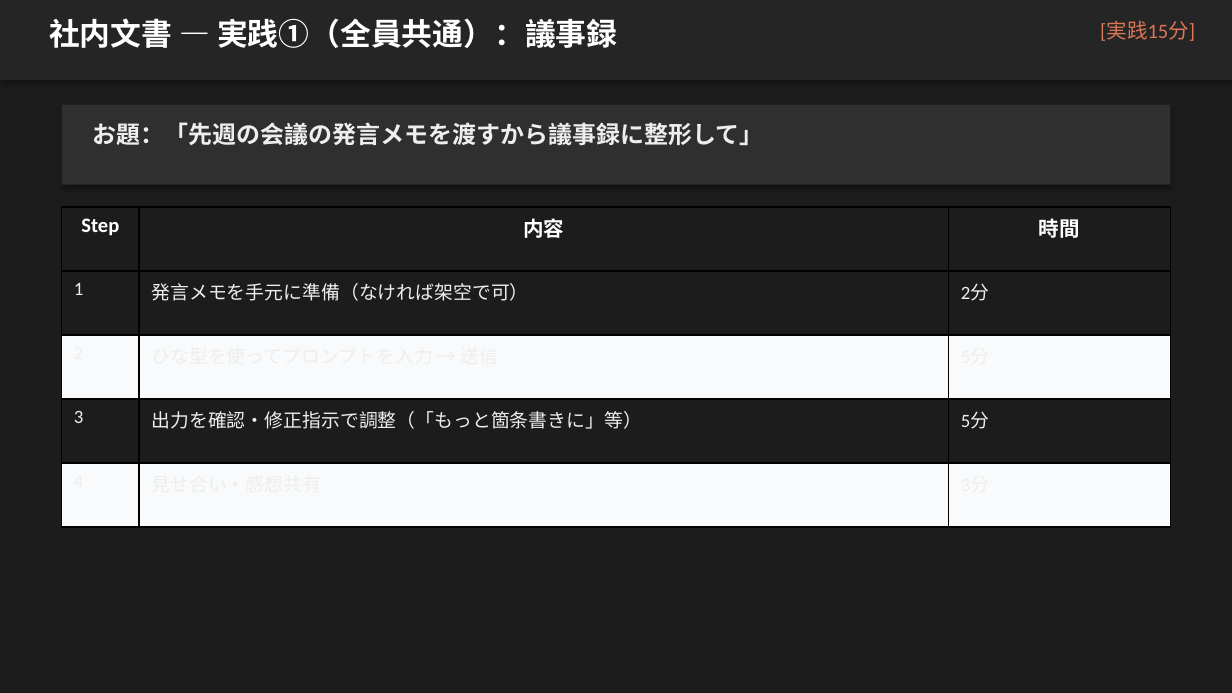
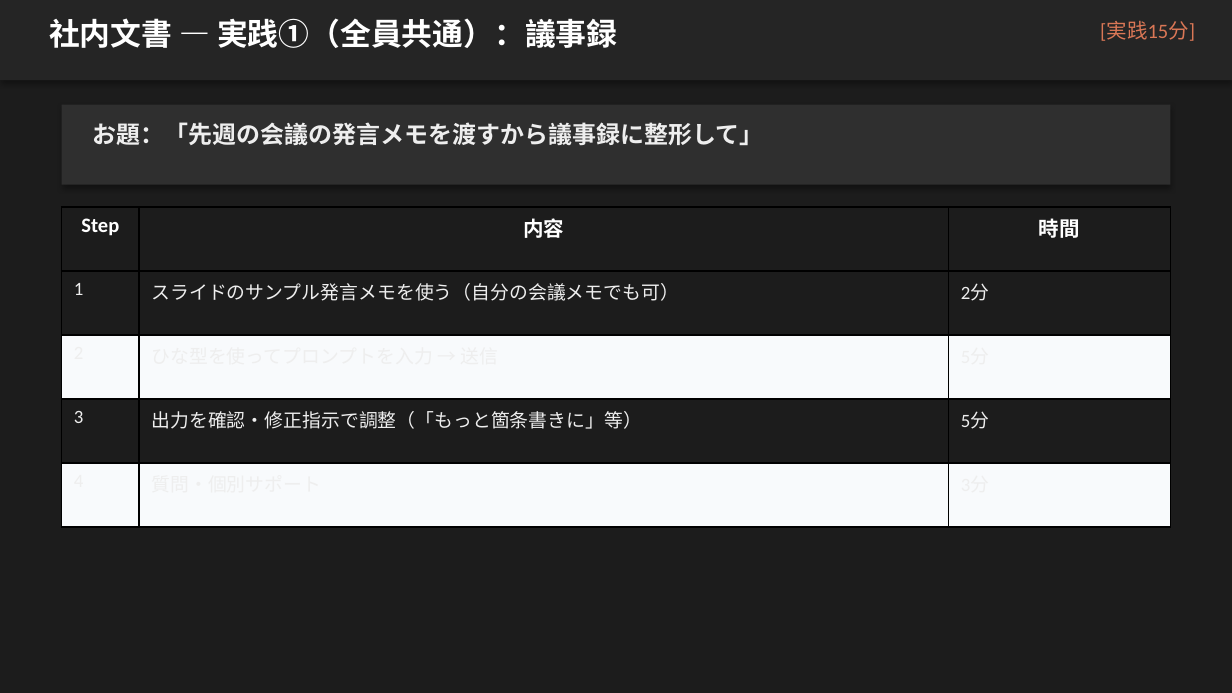
Before and after one commit to zatune-gif/kurashi-no-dodai-log, a slide deck: slide 6 of 00-01_han-ai/training-materials/course02_jissen_bunsho.pptx. Drawn at 1232x693 pixels with LibreOffice and Linux fonts; fonts in the diff are those of the drawing. Boxes give left, top, right and bottom in pixels: in the first picture for what was removed or moved away, otherwise in the second. Text is boxed around its words. In the diff, an @@ line names an element or a change of style, - is before the commit and + after.

```diff
--- a/00-01_han-ai/training-materials/course02_jissen_bunsho.pptx
+++ b/00-01_han-ai/training-materials/course02_jissen_bunsho.pptx
@@ table at (62,207,1170,527) @@
-row 2, column 2: 発言メモを手元に準備（なければ架空で可）
+row 2, column 2: スライドのサンプル発言メモを使う（自分の会議メモでも可）
-row 5, column 2: 見せ合い・感想共有
+row 5, column 2: 質問・個別サポート
```
Also in this commit, not shown: 6 other slides changed, 7 other files.
